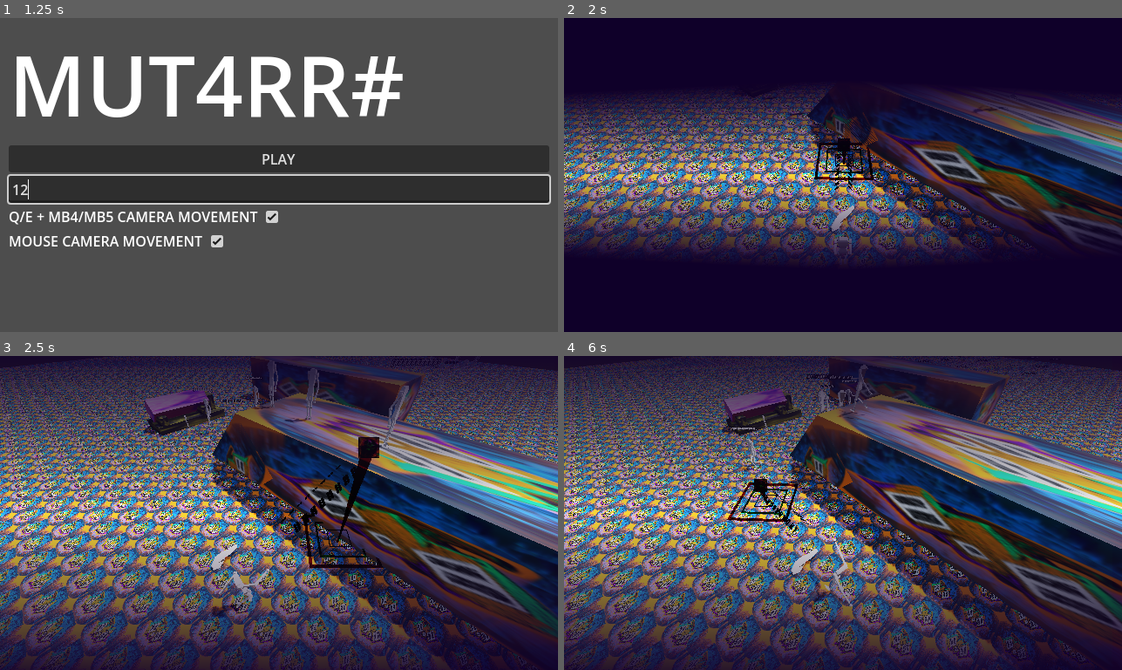
Above: before the commit, frames 1-4 (two rows, left to right).
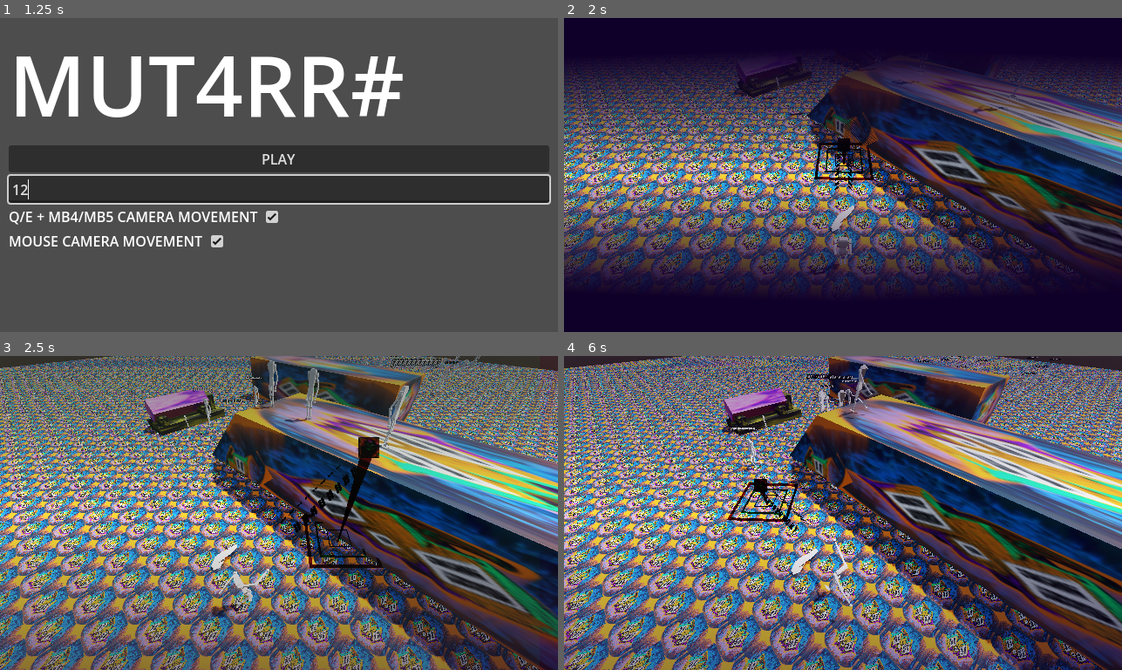
Above: after the commit, the same moments.

Repository: officialErnests/mut-4rr-
Game: Godot game, scene res://Scenes/main_menu.tscn
Two runs of this game, one before a commit and one after it. Both use one fixed random seed, a clock stepped at 60 frames per second and the inputs below.
Inputs (mouse positions are in pixels of both pictures, inside the frame that each line leads up to):
- Up to frame 1 (1.25 s): click (279, 190) at 0.52 s; type "12" at 0.6 s
- Up to frame 2 (2 s): click "PLAY" at 1.25 s
- Up to frame 3 (2.5 s): tap Enter at 2 s; move the mouse to (401, 497) at 2.02 s; hold D (right) from 2.03 s (still down); right-click (401, 497) at 2.1 s
- Up to frame 4 (6 s): move the mouse to (731, 528) at 2.77 s; release D (right) at 2.78 s; hold S (backward) 2.78-3.53 s; tap Q (rot_cam_left) at 2.85 s; right-click (731, 528) at 3.05 s; move the mouse to (898, 443) at 3.52 s; hold D (right) 3.53-4.28 s; tap E (rot_cam_right) at 3.6 s; right-click (898, 443) at 3.8 s; move the mouse to (815, 575) at 4.27 s; hold W (forward) 4.28-5.03 s; tap Shift (sprint) at 4.35 s; right-click (815, 575) at 4.55 s; move the mouse to (1010, 560) at 5.02 s; hold A (left) from 5.03 s (still down); right-click (1010, 560) at 5.1 s; move the mouse to (675, 465) at 5.77 s; click (675, 465) at 5.85 s

Frame 1 is identical in both runs. In frame 2, 28% of the frame differs, in the area x 0-100%, y 13-87%; in frame 3, 58%; in frame 4, 59%, in the area x 0-100%, y 0-100%.

Commit message:
v0.3.6 changed some values on blink

Diff:
--- /dev/null
+++ b/Scenes/items/wepons/crowbar.tscn
@@ -0,0 +1,73 @@
+[gd_scene load_steps=9 format=3 uid="uid://biyd2nabjs2cr"]
+
+[ext_resource type="Script" uid="uid://bply58o1ccedl" path="res://Scripts/utils/value_exposer_items.gd" id="1_abjvn"]
+[ext_resource type="PackedScene" uid="uid://sniksy4nvnio" path="res://Scenes/items/item.tscn" id="2_cj5a1"]
+[ext_resource type="Script" uid="uid://cjkh3tmv2m5on" path="res://Scripts/items/handle_mele.gd" id="3_0jcjs"]
+[ext_resource type="Material" uid="uid://b3aqa3jh0vjre" path="res://Assets/Materials/metal.tres" id="4_oxrq0"]
+
+[sub_resource type="BoxShape3D" id="BoxShape3D_b5b1n"]
+size = Vector3(0.4, 2.4, 0.1)
+
+[sub_resource type="StandardMaterial3D" id="StandardMaterial3D_uc2hg"]
+blend_mode = 1
+cull_mode = 1
+shading_mode = 0
+albedo_color = Color(0.038397167, 0.038397167, 0.03839716, 1)
+grow = true
+grow_amount = 0.001
+distance_fade_mode = 2
+distance_fade_min_distance = 10.0
+distance_fade_max_distance = 0.0
+
+[sub_resource type="TextMesh" id="TextMesh_lah1x"]
+text = "KNIFE"
+font_size = 24
+
+[sub_resource type="BoxShape3D" id="BoxShape3D_lah1x"]
+size = Vector3(0.4, 0.7, 0.5)
+
+[node name="Item_preset" type="RigidBody3D" groups=["item"]]
+collision_layer = 4
+collision_mask = 15
+script = ExtResource("1_abjvn")
+metadata/Equiper = 0
+
+[node name="MAIN" parent="." node_paths=PackedStringArray("itemRigid", "visual_outside", "extend_script") instance=ExtResource("2_cj5a1")]
+itemRigid = NodePath("..")
+type = 5
+speed_factor = 0.8
+visual_outside = NodePath("../MeshInstance3D")
+show_text = "TEST ITEM --"
+throw_force = 10.0
+extend_script = NodePath("../handle_mele")
+
+[node name="handle_mele" type="Node" parent="." node_paths=PackedStringArray("mele_hitbox")]
+script = ExtResource("3_0jcjs")
+mele_hitbox = NodePath("../HitBox")
+mele_dmg = 5.0
+
+[node name="CollisionShape3D" type="CollisionShape3D" parent="."]
+transform = Transform3D(0.5, 0, 0, 0, 0.5, 0, 0, 0, 0.5, 0, 0.09999998, 0)
+shape = SubResource("BoxShape3D_b5b1n")
+
+[node name="MeshInstance3D" type="MeshInstance3D" parent="."]
+transform = Transform3D(-7.941818e-08, -0.99999994, 0, 1.8168762, -4.3711385e-08, 0, 0, 0, 1, 0, 0.1, 0)
+material_override = ExtResource("4_oxrq0")
+material_overlay = SubResource("StandardMaterial3D_uc2hg")
+mesh = SubResource("TextMesh_lah1x")
+
+[node name="VISIBLE" type="Node3D" parent="."]
+
+[node name="ViewPoint" type="Marker3D" parent="VISIBLE"]
+transform = Transform3D(1, 0, 0, 0, 1, 0, 0, 0, 1, 0, 0.6, 0)
+
+[node name="ViewPoint2" type="Marker3D" parent="VISIBLE"]
+transform = Transform3D(1, 0, 0, 0, 1, 0, 0, 0, 1, 0, -0.3, 0)
+
+[node name="HitBox" type="Area3D" parent="."]
+collision_layer = 64
+collision_mask = 39
+
+[node name="CollisionShape3D2" type="CollisionShape3D" parent="HitBox"]
+transform = Transform3D(1, 0, 0, 0, 1, 0, 0, 0, 1, 0, 0.35000002, 0)
+shape = SubResource("BoxShape3D_lah1x")
--- a/Scenes/player.tscn
+++ b/Scenes/player.tscn
@@ -171,7 +171,8 @@
 blend_point_0/node = SubResource("AnimationNodeAnimation_olqyp")
 blend_point_0/pos = 0.0
 blend_point_1/node = SubResource("AnimationNodeAnimation_wpjfl")
-blend_point_1/pos = 1.05
+blend_point_1/pos = 1.0
+max_space = 1.1
 
 [sub_resource type="Shader" id="Shader_igrcy"]
 code = "shader_type canvas_item;
@@ -462,7 +463,7 @@
 [node name="AnimationTree" type="AnimationTree" parent="CanvasLayer2"]
 tree_root = SubResource("AnimationNodeBlendSpace1D_bi64h")
 anim_player = NodePath("../AnimationPlayer")
-parameters/blend_position = 0.0
+parameters/blend_position = -0.0022708178
 
 [node name="CanvasLayer" type="CanvasLayer" parent="."]
 
--- a/Scenes/test.tscn
+++ b/Scenes/test.tscn
@@ -9,7 +9,7 @@
 [ext_resource type="PackedScene" uid="uid://bvyc5gq1qi2qw" path="res://Scenes/npc.tscn" id="6_0c07c"]
 [ext_resource type="Script" uid="uid://8lnxrs0kj4e2" path="res://Scripts/npc/main/npc_master.gd" id="6_5wyu1"]
 [ext_resource type="Script" uid="uid://cktt5pl0bvboc" path="res://Scripts/utils/global_node.gd" id="7_0c07c"]
-[ext_resource type="PackedScene" uid="uid://hkpge45m4ptt" path="res://Scenes/items/knife.tscn" id="10_iaow0"]
+[ext_resource type="PackedScene" uid="uid://hkpge45m4ptt" path="res://Scenes/items/wepons/knife.tscn" id="10_iaow0"]
 [ext_resource type="PackedScene" uid="uid://dgl4duluwfeeq" path="res://Scenes/interactables/door.tscn" id="11_qpfo2"]
 
 [sub_resource type="ProceduralSkyMaterial" id="ProceduralSkyMaterial_0c07c"]
--- a/Scripts/globals/global.gd
+++ b/Scripts/globals/global.gd
@@ -77,7 +77,7 @@
 	return random_table[p_id]
 
 #time till reset
-var reset_timer_max = 5 * 60
+var reset_timer_max = 1 * 60
 var reset_timer_mod = reset_timer_max
 var reset_timer = reset_timer_max
 var reset_timer_triggered = false
--- a/Scripts/npc/npc_manager.gd
+++ b/Scripts/npc/npc_manager.gd
@@ -105,7 +105,8 @@
 			var vision = castRay(eye_center.global_position, vision_hitbox.global_position, 8+16+32+64)
 			if not vision:
 				seen_objects.remove_at(index)
-				visionSignal(global.item_ids[item.id])
+				if global.item_ids[item.id]:
+					visionSignal(global.item_ids[item.id])
 		index += 1
 
 #TODO give em some dimensia if the performance is bad XD
--- a/Scripts/player/oneTime/blinkers.gd
+++ b/Scripts/player/oneTime/blinkers.gd
@@ -5,6 +5,8 @@
 func _process(delta: float) -> void:
 	time_since_start += delta
 	var norm_time = (float(global.reset_timer) / global.reset_timer_max)
-	var value = sin(time_since_start*0.5)*0.1+ (1-norm_time) * 0.2
+	# var value = sin(time_since_start*0.5)*0.5
+	var value = sin(time_since_start*1)*0.1 + (1-norm_time) * 0.5
+	# var value = sin(time_since_start*0.5)*0.1 + (1-norm_time) * 0.2
 	for blinker in blinkers:
 		blinker.material.set("shader_parameter/size", value)
Renamed: Scenes/items/knife.tscn -> Scenes/items/wepons/knife.tscn
